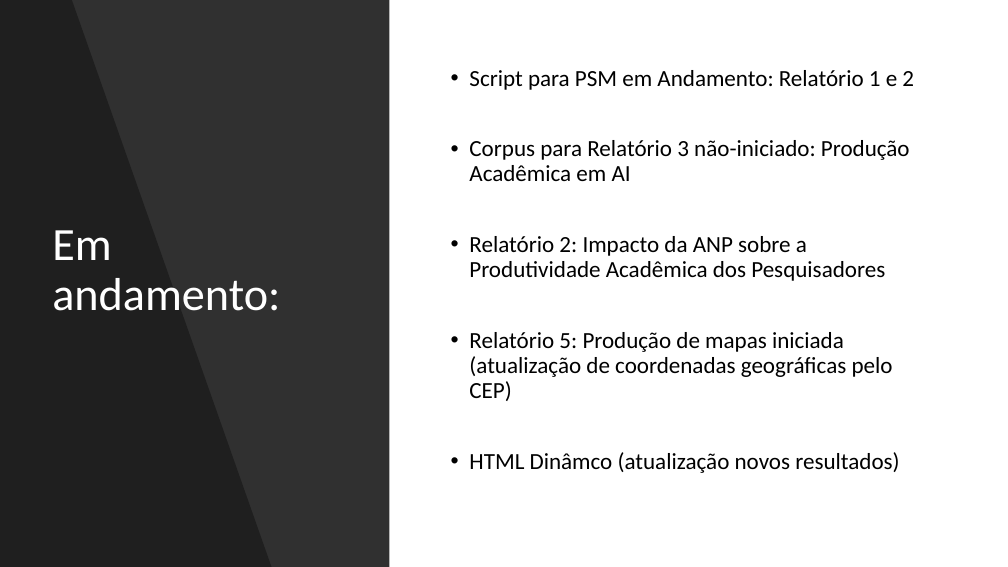
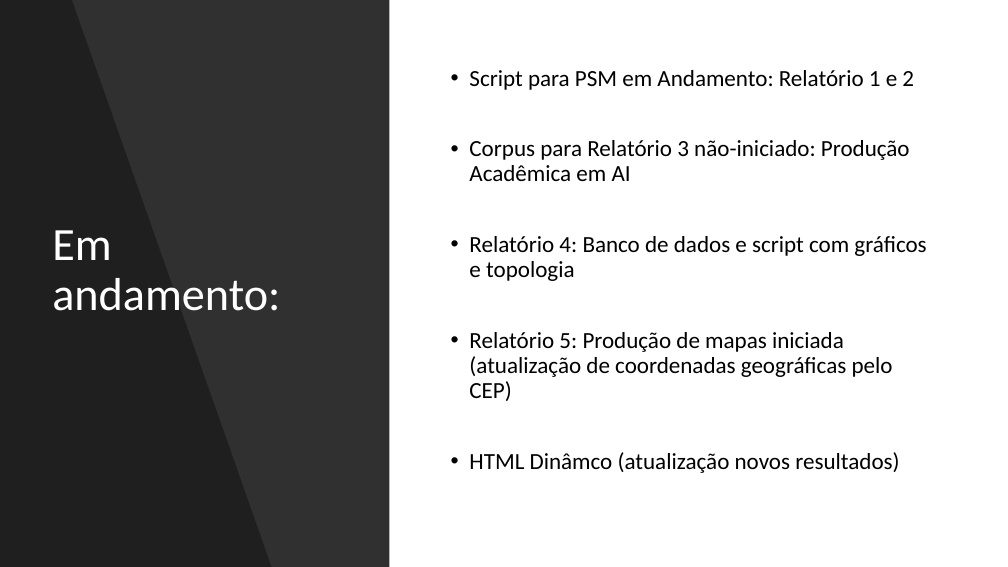
Before and after one commit to patrickfrancoalves/survival, a slide deck: slide 12 of Pesquisadores Petrobrás.pptx (slide 13 before the commit). Drawn at 1008x567 pixels with LibreOffice and Linux fonts; fonts in the diff are those of the drawing. Boxes give left, top, right and bottom in pixels: in the first picture for what was removed or moved away, otherwise in the second. Text is boxed around its words. In the diff, an @@ line names an element or a change of style, - is before the commit and + after.

```diff
--- a/Pesquisadores Petrobrás.pptx
+++ b/Pesquisadores Petrobrás.pptx
@@ text at <box>469,236,926,281</box>: text changed @@
-• Relatório 2: Impacto da ANP sobre a Produtividade Acadêmica dos Pesquisadores
+• Relatório 4: Banco de dados e script com gráficos e topologia
```
Also in this commit, not shown: 2 other slides changed, 1 slide removed, 6 other files.
